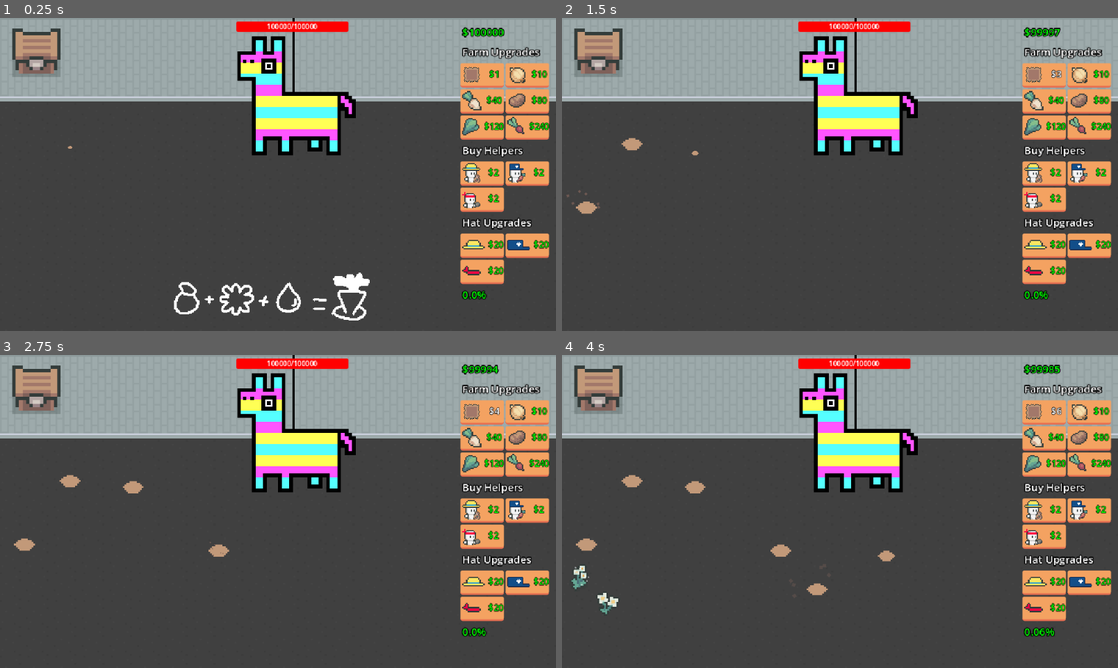
Above: before the commit, frames 1-4 (two rows, left to right).
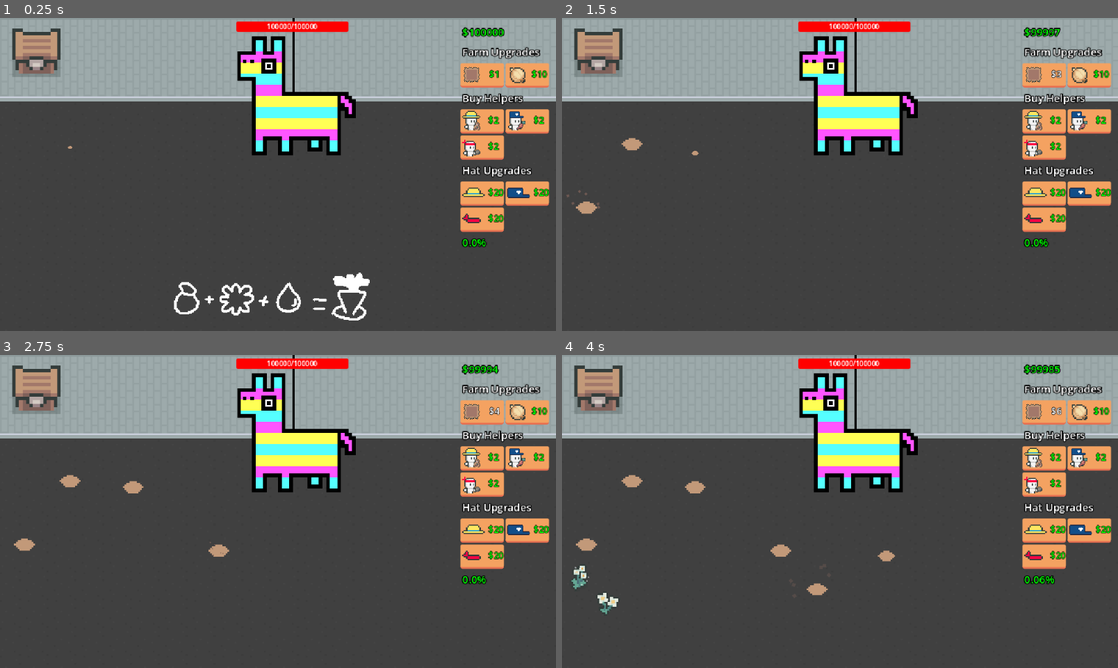
Above: after the commit, the same moments.

Repository: eric-marsh/farminata
Game: Godot game, scene res://scene/scene_switcher.tscn
Two runs of this game, one before a commit and one after it. Both use one fixed random seed, a clock stepped at 60 frames per second and the inputs below. Sound files missing from this copy of the repository are replaced by a short silence.
Inputs:
- Up to frame 1 (0.25 s): no input
- Up to frame 2 (1.5 s): click "$1" at 0.5 s; click "$2" at 1.25 s
- Up to frame 3 (2.75 s): click "$3" at 2 s
- Up to frame 4 (4 s): click "$4" at 2.75 s; click "$5" at 3.5 s

The runs differ from the first frame. In frame 1, 7.3% of the frame differs, in the area x 82-99%, y 22-90%; in frame 2, 7.3%; in frame 3, 7.3%; in frame 4, 7.3%.
Error in both runs: Out of bounds get index '0' (on base: 'Array[Node]') (res://scene/plots_container.gd:9)

Commit message:
only show one seed button at a time

Diff:
--- a/scene/canvas_layer.tscn
+++ b/scene/canvas_layer.tscn
@@ -68,10 +68,8 @@
 icon = ExtResource("2_r6mtg")
 expand_icon = true
 
-[node name="HBoxContainer2" type="HBoxContainer" parent="MarginContainer/VBoxContainer/FarmUpgrades"]
-layout_mode = 2
-
-[node name="TurnipButton" type="Button" parent="MarginContainer/VBoxContainer/FarmUpgrades/HBoxContainer2"]
+[node name="TurnipButton" type="Button" parent="MarginContainer/VBoxContainer/FarmUpgrades/HBoxContainer"]
+visible = false
 custom_minimum_size = Vector2(48, 24)
 layout_mode = 2
 theme = ExtResource("2_hpb7r")
@@ -79,7 +77,8 @@
 icon = ExtResource("5_c7vqt")
 expand_icon = true
 
-[node name="PotatoButton" type="Button" parent="MarginContainer/VBoxContainer/FarmUpgrades/HBoxContainer2"]
+[node name="PotatoButton" type="Button" parent="MarginContainer/VBoxContainer/FarmUpgrades/HBoxContainer"]
+visible = false
 custom_minimum_size = Vector2(48, 24)
 layout_mode = 2
 theme = ExtResource("2_hpb7r")
@@ -87,10 +86,8 @@
 icon = ExtResource("6_5gad3")
 expand_icon = true
 
-[node name="HBoxContainer3" type="HBoxContainer" parent="MarginContainer/VBoxContainer/FarmUpgrades"]
-layout_mode = 2
-
-[node name="KaleButton" type="Button" parent="MarginContainer/VBoxContainer/FarmUpgrades/HBoxContainer3"]
+[node name="KaleButton" type="Button" parent="MarginContainer/VBoxContainer/FarmUpgrades/HBoxContainer"]
+visible = false
 custom_minimum_size = Vector2(48, 24)
 layout_mode = 2
 theme = ExtResource("2_hpb7r")
@@ -98,7 +95,8 @@
 icon = ExtResource("7_espfs")
 expand_icon = true
 
-[node name="RadishButton" type="Button" parent="MarginContainer/VBoxContainer/FarmUpgrades/HBoxContainer3"]
+[node name="RadishButton" type="Button" parent="MarginContainer/VBoxContainer/FarmUpgrades/HBoxContainer"]
+visible = false
 custom_minimum_size = Vector2(48, 24)
 layout_mode = 2
 theme = ExtResource("2_hpb7r")
@@ -193,10 +191,10 @@
 
 [connection signal="pressed" from="MarginContainer/VBoxContainer/FarmUpgrades/HBoxContainer/PlotButton" to="." method="_on_plot_button_pressed"]
 [connection signal="pressed" from="MarginContainer/VBoxContainer/FarmUpgrades/HBoxContainer/OnionButton" to="." method="_on_onion_button_pressed"]
-[connection signal="pressed" from="MarginContainer/VBoxContainer/FarmUpgrades/HBoxContainer2/TurnipButton" to="." method="_on_turnip_button_pressed"]
-[connection signal="pressed" from="MarginContainer/VBoxContainer/FarmUpgrades/HBoxContainer2/PotatoButton" to="." method="_on_potato_button_pressed"]
-[connection signal="pressed" from="MarginContainer/VBoxContainer/FarmUpgrades/HBoxContainer3/KaleButton" to="." method="_on_kale_button_pressed"]
-[connection signal="pressed" from="MarginContainer/VBoxContainer/FarmUpgrades/HBoxContainer3/RadishButton" to="." method="_on_radish_button_pressed"]
+[connection signal="pressed" from="MarginContainer/VBoxContainer/FarmUpgrades/HBoxContainer/TurnipButton" to="." method="_on_turnip_button_pressed"]
+[connection signal="pressed" from="MarginContainer/VBoxContainer/FarmUpgrades/HBoxContainer/PotatoButton" to="." method="_on_potato_button_pressed"]
+[connection signal="pressed" from="MarginContainer/VBoxContainer/FarmUpgrades/HBoxContainer/KaleButton" to="." method="_on_kale_button_pressed"]
+[connection signal="pressed" from="MarginContainer/VBoxContainer/FarmUpgrades/HBoxContainer/RadishButton" to="." method="_on_radish_button_pressed"]
 [connection signal="pressed" from="MarginContainer/VBoxContainer/HelperUpgrades/HBoxContainer/AddFarmerHelper" to="." method="_on_add_farmer_helper_pressed"]
 [connection signal="pressed" from="MarginContainer/VBoxContainer/HelperUpgrades/HBoxContainer/AddPluckHelperButton" to="." method="_on_add_pluck_helper_button_pressed"]
 [connection signal="pressed" from="MarginContainer/VBoxContainer/HelperUpgrades/HBoxContainer2/AddAttackHelperButton" to="." method="_on_add_attack_helper_button_pressed"]
--- a/script/canvas_layer.gd
+++ b/script/canvas_layer.gd
@@ -3,12 +3,12 @@
 
 @onready var money_label: Label = $MarginContainer/VBoxContainer/MoneyLabel
 
-@onready var plot_button: Button = $MarginContainer/VBoxContainer/FarmUpgrades/HBoxContainer/PlotButton
-@onready var onion_button: Button = $MarginContainer/VBoxContainer/FarmUpgrades/HBoxContainer/OnionButton
-@onready var turnip_button: Button = $MarginContainer/VBoxContainer/FarmUpgrades/HBoxContainer2/TurnipButton
-@onready var potato_button: Button = $MarginContainer/VBoxContainer/FarmUpgrades/HBoxContainer2/PotatoButton
-@onready var kale_button: Button = $MarginContainer/VBoxContainer/FarmUpgrades/HBoxContainer3/KaleButton
-@onready var radish_button: Button = $MarginContainer/VBoxContainer/FarmUpgrades/HBoxContainer3/RadishButton
+@onready var plot_button = $MarginContainer/VBoxContainer/FarmUpgrades/HBoxContainer/PlotButton
+@onready var onion_button = $MarginContainer/VBoxContainer/FarmUpgrades/HBoxContainer/OnionButton
+@onready var turnip_button = $MarginContainer/VBoxContainer/FarmUpgrades/HBoxContainer/TurnipButton
+@onready var potato_button = $MarginContainer/VBoxContainer/FarmUpgrades/HBoxContainer/PotatoButton
+@onready var kale_button = $MarginContainer/VBoxContainer/FarmUpgrades/HBoxContainer/KaleButton
+@onready var radish_button = $MarginContainer/VBoxContainer/FarmUpgrades/HBoxContainer/RadishButton
 
 @onready var add_farmer_helper: Button = $MarginContainer/VBoxContainer/HelperUpgrades/HBoxContainer/AddFarmerHelper
 @onready var add_pluck_helper_button: Button = $MarginContainer/VBoxContainer/HelperUpgrades/HBoxContainer/AddPluckHelperButton
@@ -29,8 +29,6 @@
 func update_money_counter():
 	if !Globals.Main:
 		return
-
-
 
 	var money: int = State.money
 	money_label.text = "$" + str(money)
@@ -57,10 +55,16 @@
 		{"seed": Enum.Drop_Type.Radish_Seed, "upgrade_type": Enum.Upgrade_Type.UnlockRadish, "button": radish_button },
 	]
 
+	var seed_button_shown: bool = false
 	for seed in seed_upgrades:
 		var price = Prices.get_upgrade_price(seed["upgrade_type"])
 		seed["button"].text = "$" + str(price) if !State.unlocked_slot_outputs.has(seed["seed"]) else ""
 		seed["button"].disabled = price > money or State.unlocked_slot_outputs.has(seed["seed"])
+		seed["button"].visible = false
+		if !seed_button_shown and !State.unlocked_slot_outputs.has(seed["seed"]):
+			seed_button_shown = true
+			seed["button"].visible = true
+
 
 	# update hat buttons
 	var hat_price = Prices.get_upgrade_price(Enum.Upgrade_Type.AddHat)
